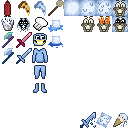
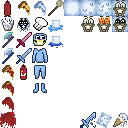
The second 128px x 128px image is a revision of the first. Changes to its layers:
added layer "Pasted Layer #1" above "Pasted Layer" over [left=0, top=64, right=27, bottom=128]
hid "Pasted Layer" over [left=1, top=64, right=27, bottom=128]
